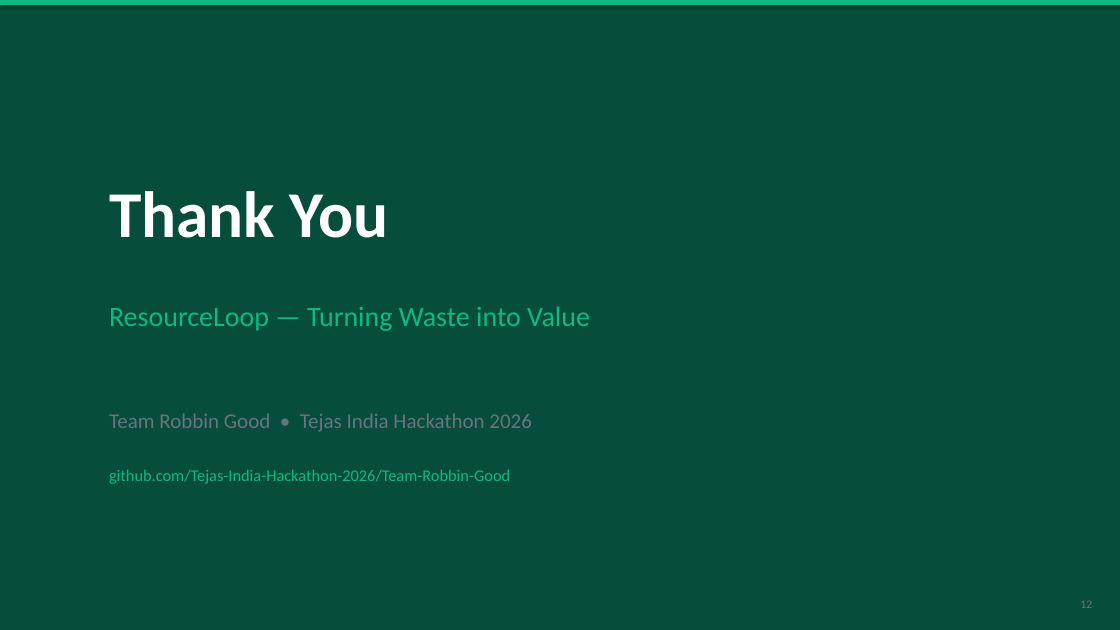
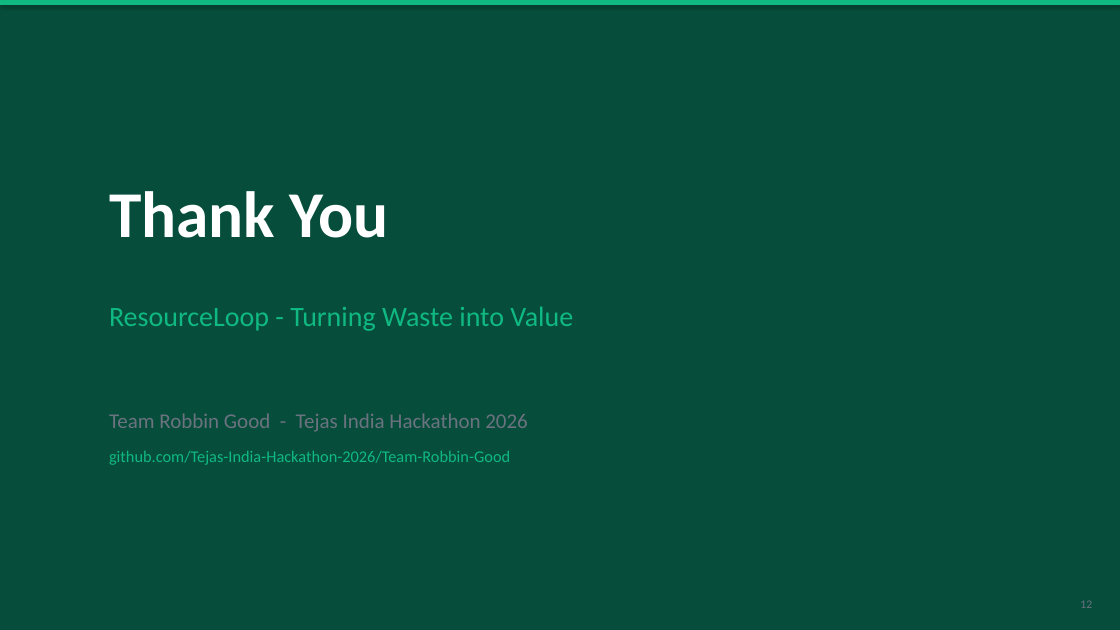
Before and after one commit to Tejas-India-Hackathon-2026/Team-Robbin-Good, a slide deck: slide 12 of ResourceLoop_Pitch_Deck.pptx. Drawn at 1120x630 pixels with LibreOffice and Linux fonts; fonts in the diff are those of the drawing. Boxes give left, top, right and bottom in pixels: in the first picture for what was removed or moved away, otherwise in the second. Text is boxed around its words. In the diff, an @@ line names an element or a change of style, - is before the commit and + after.

```diff
--- a/ResourceLoop_Pitch_Deck.pptx
+++ b/ResourceLoop_Pitch_Deck.pptx
@@ text at bbox=[109, 306, 573, 331]: text changed @@
-ResourceLoop — Turning Waste into Value
+ResourceLoop - Turning Waste into Value
@@ text at bbox=[109, 413, 528, 432]: text changed @@
-Team Robbin Good • Tejas India Hackathon 2026
+Team Robbin Good - Tejas India Hackathon 2026
@@ text at bbox=[109, 451, 510, 465]: more space between paragraphs @@
```
Also in this commit, not shown: 11 other slides changed.
